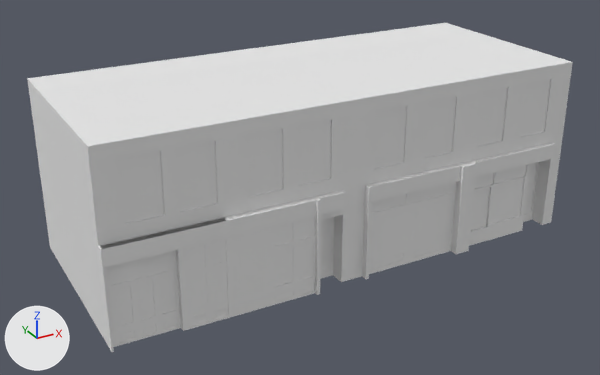
The Blender file Assets/Buildings/Streets/Central/56 & 54/wasfi-cleaned.blend, before and after one commit.
Both versions are drawn from a 50 mm camera at (-10.82, -18.35, 10.87) aimed at (-0.7, 0.05, 1.67). The axes (+X, +Y, +Z) are drawn at lower left. The lights are the same throughout.

Before the edit, the objects in view are built like this:
```python
me_cube_001_cube_000 = bpy.data.meshes.new('Cube.001_Cube.000')
me_cube_001_cube_000.from_pydata(...)  # 843 vertices, 624 faces, 3 loose edges; spans x -50.7..45.6, y -23.6..18.3, z -35.8..-0.8
me_cube_001_cube_000.materials.append(mat_none_001)  # white #e7e7e7
# before: 529 (-50.4, 16.4, -19.5) at pixel (100, 245), 530 (-29.8, 16.4, -19.5) at pixel (223, 217), 583 (-50.4, 17.7, -19.5) at pixel (102, 249), 629 (-29.8, 17.4, -19.5) at pixel (226, 219), 630 (-29.8, 17.8, -19.5) at pixel (227, 220)
# before: 695 (-30.0, 17.8, -19.5) at pixel (225, 221)
me_cube_002_cube_000 = bpy.data.meshes.new('Cube.002_Cube.000')
me_cube_002_cube_000.from_pydata(...)  # 127 vertices, 29 faces; spans x -14.2..75.7, y 39.6..41.1, z -24.0..5.9
me_cube_002_cube_000.materials.append(mat_none_windows_png_001)  # its picture is missing
ob_cube_001_cube_000 = bpy.data.objects.new('Cube.001_Cube.000', me_cube_001_cube_000)
ob_cube_001_cube_000.location = (0.08, -0.17, -0.12)
ob_cube_001_cube_000.rotation_euler = (3.142, 0.0, 0.0)  # degrees (180, 0, 0)
ob_cube_001_cube_000.scale = (0.139, 0.139, 0.139)
ob_cube_002_cube_000 = bpy.data.objects.new('Cube.002_Cube.000', me_cube_002_cube_000)
ob_cube_002_cube_000.location = (-4.83, 3.11, 1.14)
ob_cube_002_cube_000.rotation_euler = (3.142, 0.0, 0.0)  # degrees (180, 0, 0)
ob_cube_002_cube_000.scale = (0.139, 0.139, 0.139)
```
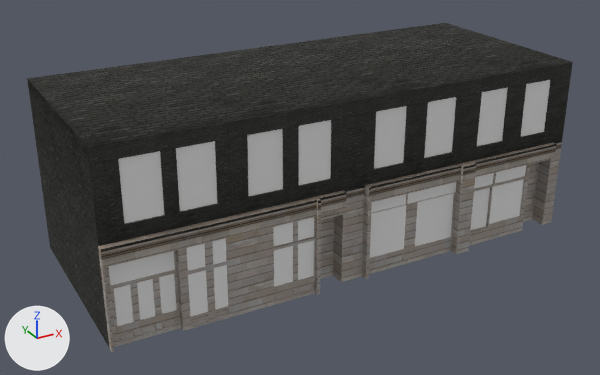
Patch to the scene script:
```diff
--- a/Assets/Buildings/Streets/Central/56 & 54/wasfi-cleaned.blend.py
+++ b/Assets/Buildings/Streets/Central/56 & 54/wasfi-cleaned.blend.py
@@ img_test1_png @@
+img_test1_png = load_image('test1.png', 'test1.png', 1024, 1024, 'sRGB')
@@ mat_material_010 @@
+mat_material_010 = diffuse_material('Material.010')
+mat_material_010.texture = img_test1_png
@@ me_cube_001_cube_000 @@
 # used by ob_cube_001_cube_000; location = (0.08, -0.17, -0.12); rotation_euler = (3.142, 0.0, 0.0), in degrees (180, 0, 0); scale = (0.139, 0.139, 0.139)
 # verts and faces of me_cube_001_cube_000; kept vertices keep their numbers, new ones are numbered from 843
-me_cube_001_cube_000.from_pydata(...)  # 843 vertices, 624 faces, 3 loose edges; spans x -50.7..45.6, y -23.6..18.3, z -35.8..-0.8
+me_cube_001_cube_000.from_pydata(...)  # 843 vertices, 625 faces, 3 loose edges; spans x -50.7..45.6, y -23.6..18.3, z -35.8..-0.8
+# me_cube_001_cube_000 part 1
+faces += [(529, 583, 695, 630, 629, 530)]
+# me_cube_001_cube_000 part 2: 624 faces spanning x -50.7..45.6, y -23.6..18.3, z -35.8..-0.8 switch from mat_none_001 (white #e7e7e7) to mat_material_010 (picture img_test1_png)
```

Changed parts and their boxes (x1, y1, x2, y2) in the pictures (600 x 375 px):
part 1 of me_cube_001_cube_000, added
    after: (101, 218, 227, 249)
part 2 of me_cube_001_cube_000, recoloured (white to black)
    both: (27, 23, 573, 352)
